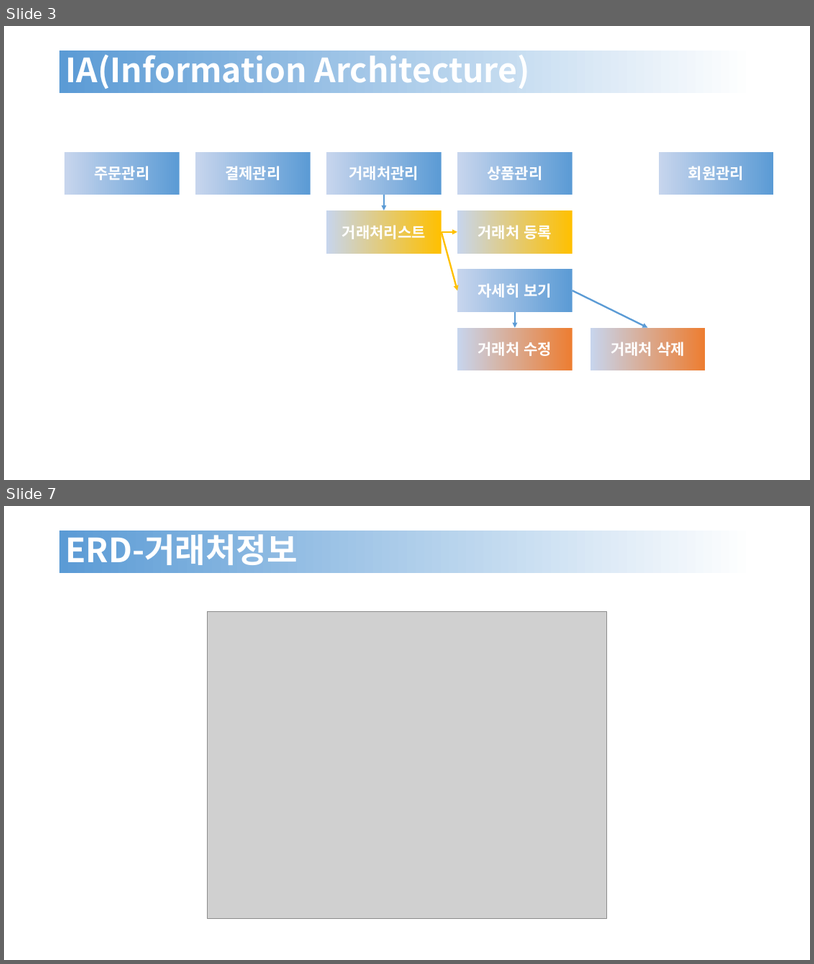
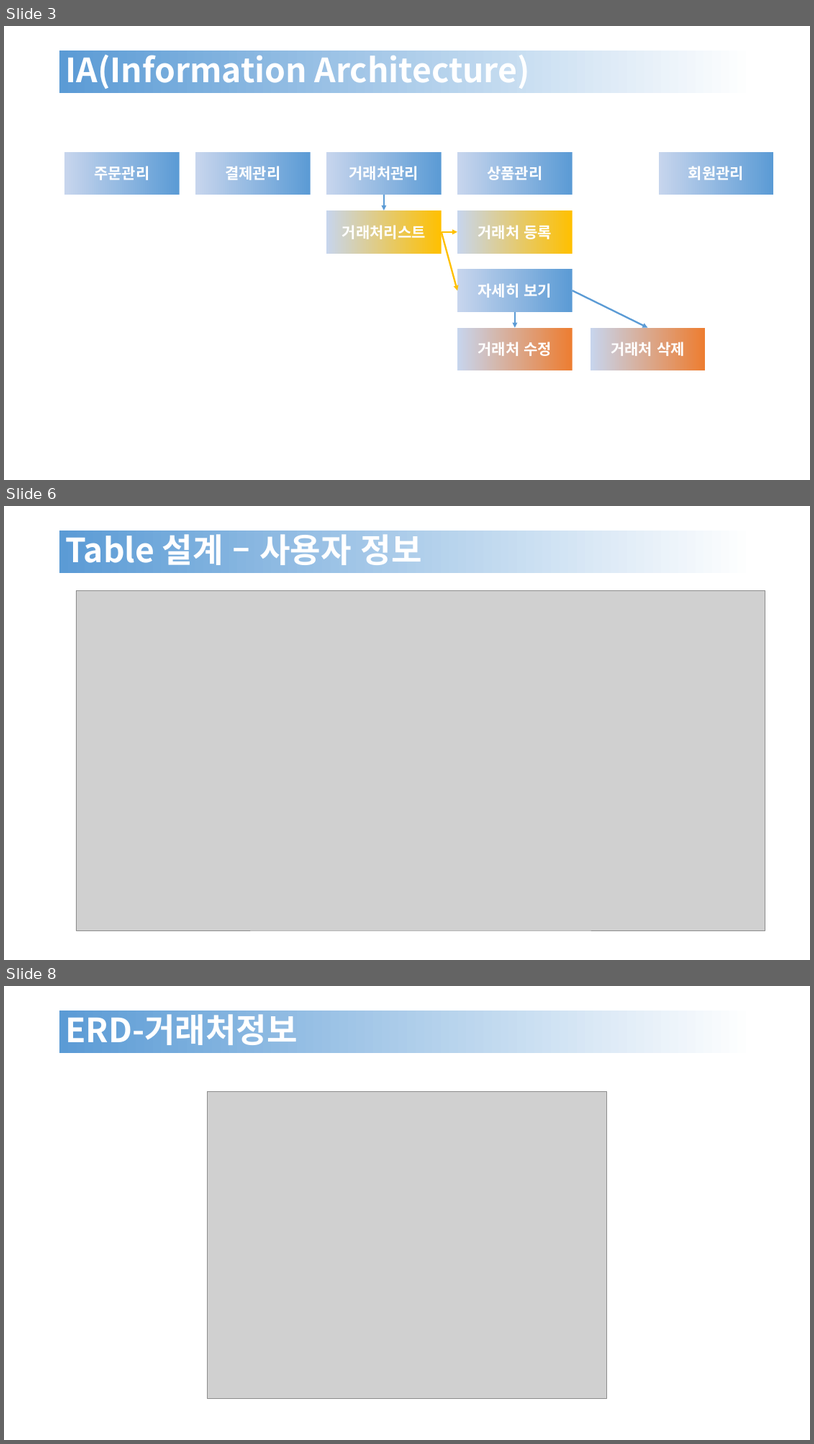
Before and after one commit to mookbin/NodeJS_2022_10, a slide deck: Node_ERP_V2/document/ERP_포트폴리오.pptx. Shown one above the other, each under a label of ours: slides 3 and 7 before the commit, slides 3, 6 and 8 after it; the slides between them are not shown. The pictures are 814x964 and 814x1444 pixels, drawn with LibreOffice and Linux fonts; fonts in the diff are those of the drawing; grey boxes stand for pictures. Boxes give left, top, right and bottom in pixels: in the first picture for what was removed or moved away, otherwise in the second. Text is boxed around its words. In the diff, an @@ line names an element or a change of style, - is before the commit and + after.

```diff
--- a/Node_ERP_V2/document/ERP_포트폴리오.pptx
+++ b/Node_ERP_V2/document/ERP_포트폴리오.pptx
@@ slide 6 added at (4, 506, 810, 960), background #FFFFFF @@
@@ title added at (59, 530, 756, 573), fill gradient #F6F8FC to #FFFFFF to #5B9BD5, 39.6 pt, text #FFFFFF, bold @@
+Table 설계 – 사용자 정보
@@ picture added at (76, 591, 766, 931) @@
@@ what was slide 7 is now slide 8 @@
```
Also in this commit, not shown: 3 other slides added, 1 slide removed, 41 other files.
